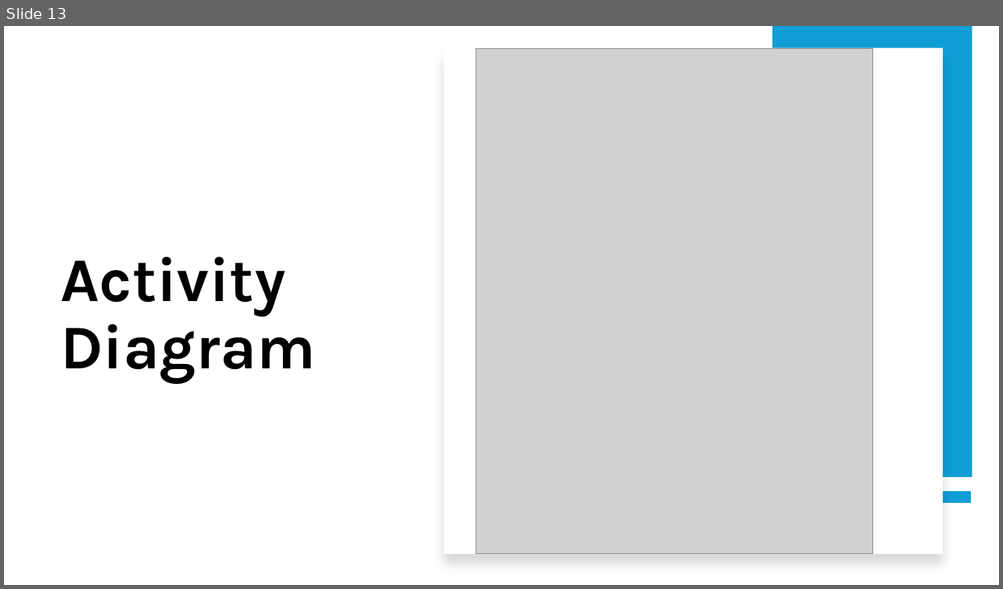
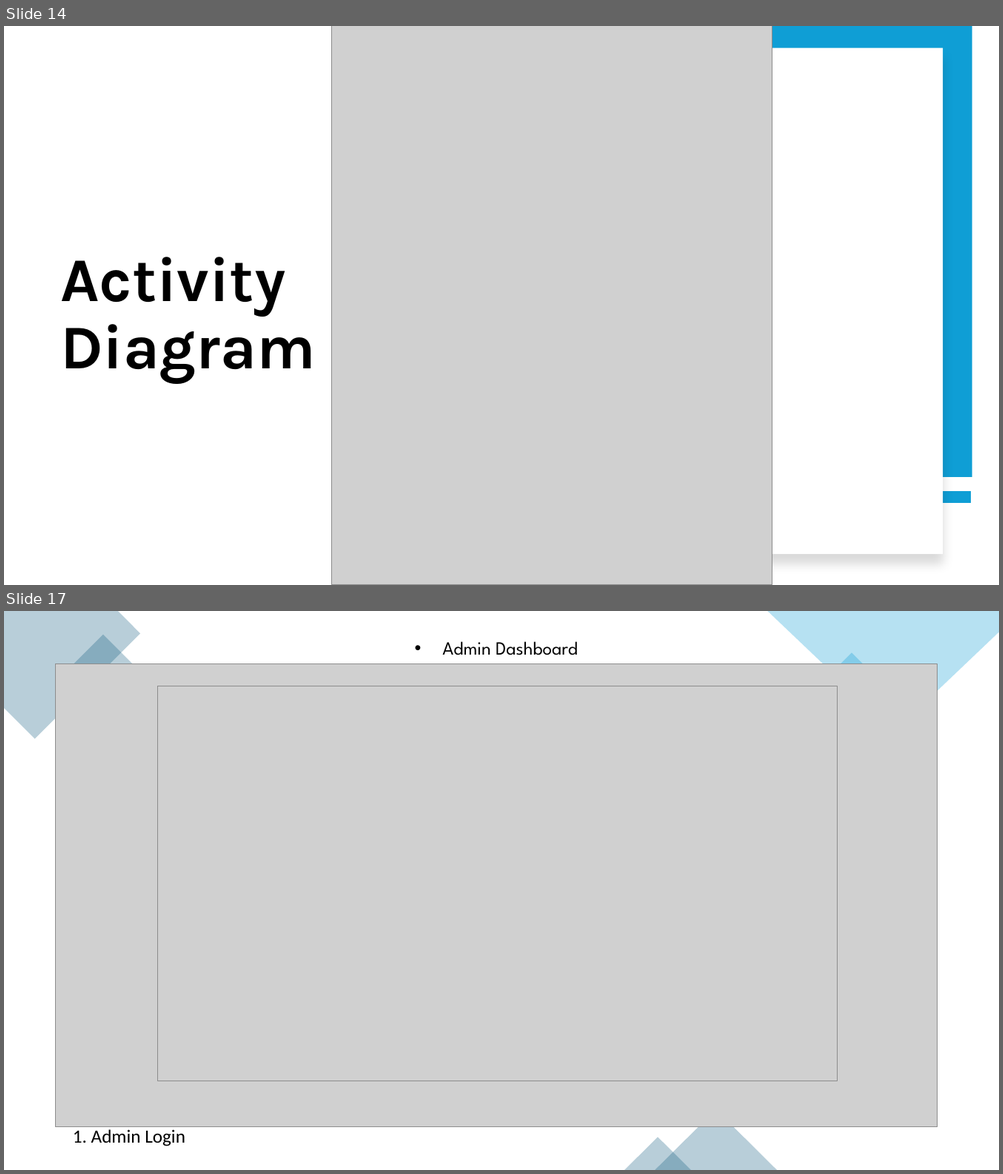
Before and after one commit to SonaniAkshit/university-chatbot-web, a slide deck: University_Chatbot Documentations/Gujarat Vidyapith Chatbot with Design.pptx. Shown one above the other, each under a label of ours: slide 13 before the commit, slides 14 and 17 after it; the slides between them are not shown. The pictures are 1003x589 and 1003x1174 pixels, drawn with LibreOffice and Linux fonts; fonts in the diff are those of the drawing; grey boxes stand for pictures. Boxes give left, top, right and bottom in pixels: in the first picture for what was removed or moved away, otherwise in the second. Text is boxed around its words. In the diff, an @@ line names an element or a change of style, - is before the commit and + after.

```diff
--- a/University_Chatbot Documentations/Gujarat Vidyapith Chatbot with Design.pptx
+++ b/University_Chatbot Documentations/Gujarat Vidyapith Chatbot with Design.pptx
@@ slide 17 added at (x1=4, y1=611, x2=999, y2=1170), background #FFFFFF @@
@@ freeform shape added at (x1=4, y1=611, x2=141, y2=739), fill #156082 at 30% opacity @@
@@ freeform shape added at (x1=767, y1=611, x2=999, y2=732), fill #0F9ED5 at 30% opacity @@
@@ rectangle added at (x1=66, y1=635, x2=141, y2=709), fill #156082 at 30% opacity @@
@@ text added at (x1=442, y1=641, x2=578, y2=655), 18 pt, text #000000 @@
+• Admin Dashboard
@@ rectangle added at (x1=811, y1=653, x2=891, y2=732), fill #0F9ED5 at 30% opacity @@
@@ picture added at (x1=56, y1=664, x2=937, y2=1128) @@
@@ picture added at (x1=158, y1=686, x2=837, y2=1082) @@
@@ triangle added at (x1=654, y1=1111, x2=777, y2=1170), fill #156082 at 30% opacity @@
@@ text added at (x1=73, y1=1130, x2=185, y2=1147), 18 pt, text #000000 @@
+1. Admin Login
@@ triangle added at (x1=625, y1=1138, x2=691, y2=1170), fill #156082 at 30% opacity @@
@@ what was slide 13 is now slide 14 @@
@@ slide 14 changed as well @@
@@ picture resized from (x1=476, y1=48, x2=873, y2=554) to (x1=332, y1=26, x2=771, y2=585) @@
```
Also in this commit, not shown: 16 other slides changed, 21 other slides added, 11 slides removed, 7 other files.
